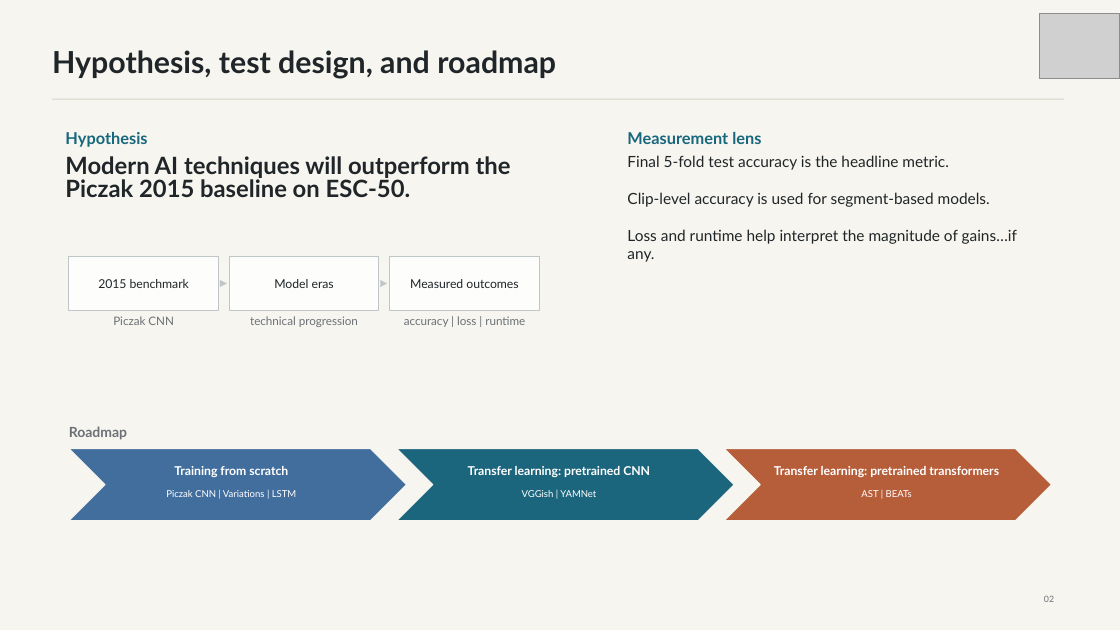
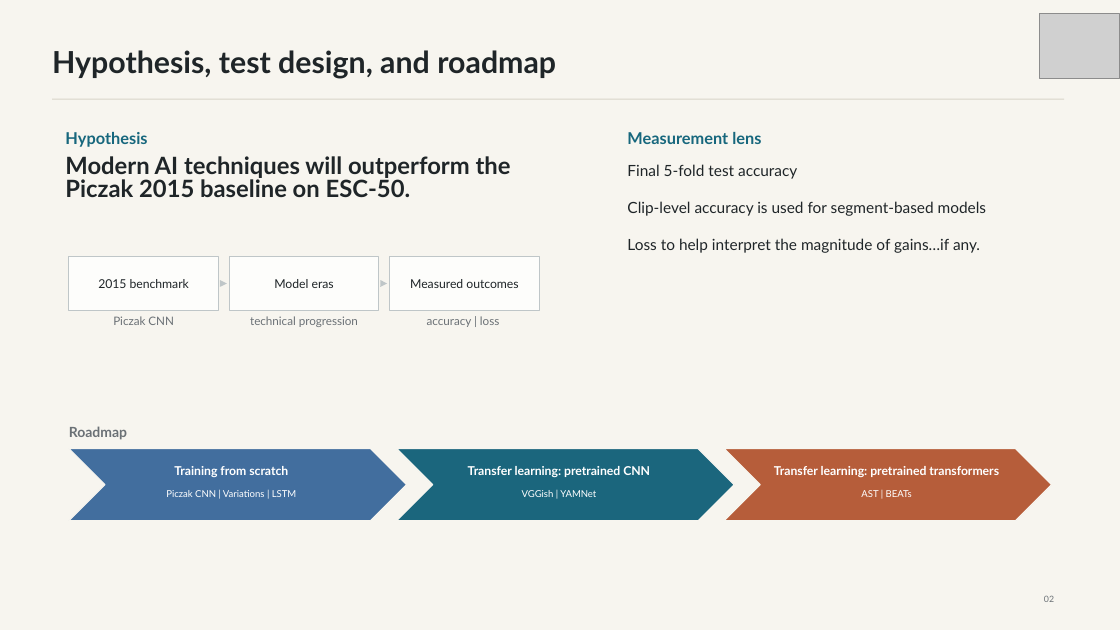
Before and after one commit to JdogLloyd1/DeepLearning5888Project, a slide deck: slide 2 of Docs/Final_Project_Presentation_Draft.pptx. Drawn at 1120x630 pixels with LibreOffice and Linux fonts; fonts in the diff are those of the drawing; grey boxes stand for pictures. Boxes give left, top, right and bottom in pixels: in the first picture for what was removed or moved away, otherwise in the second. Text is boxed around its words. In the diff, an @@ line names an element or a change of style, - is before the commit and + after.

```diff
--- a/Docs/Final_Project_Presentation_Draft.pptx
+++ b/Docs/Final_Project_Presentation_Draft.pptx
@@ text at [627,164,986,253]: text changed @@
-Final 5-fold test accuracy is the headline metric.
-Clip-level accuracy is used for segment-based models.
-Loss and runtime help interpret the magnitude of gains…if any.
+Final 5-fold test accuracy
+Clip-level accuracy is used for segment-based models
+Loss to help interpret the magnitude of gains…if any.
@@ text at [427,316,499,327]: text changed @@
-accuracy | loss | runtime
+accuracy | loss
```
Also in this commit, not shown: 6 other slides changed, 1 slide added, 1 slide removed.
